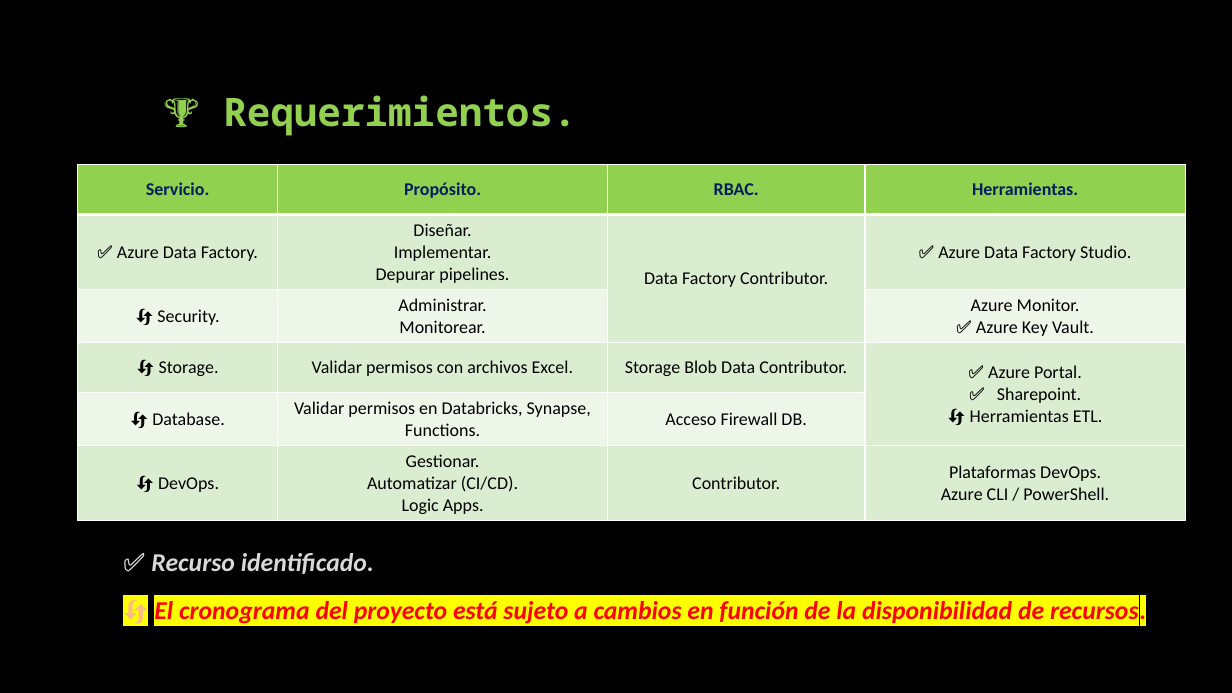
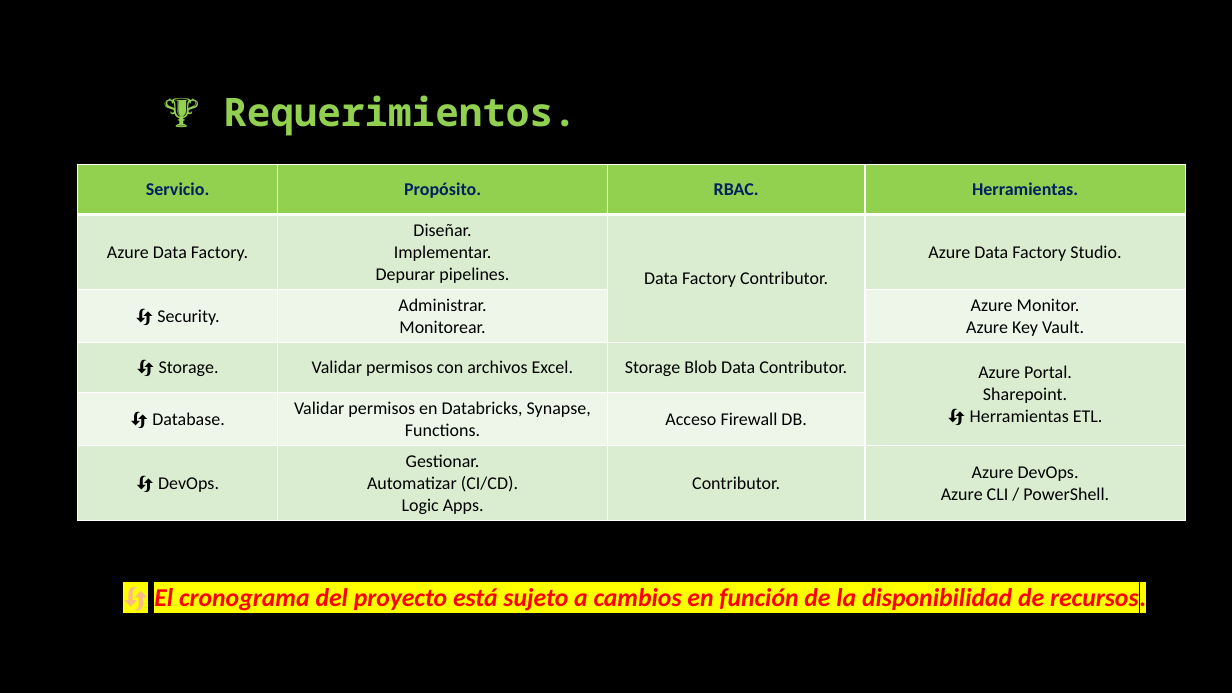
Before and after one commit to OMaciasd/datafactory-migration, a slide deck: slide 8 of Diagrams/guides/Propuesta migracion - Perceptio.pptx. Drawn at 1232x693 pixels with LibreOffice and Linux fonts; fonts in the diff are those of the drawing. Boxes give left, top, right and bottom in pixels: in the first picture for what was removed or moved away, otherwise in the second. Text is boxed around its words. In the diff, an @@ line names an element or a change of style, - is before the commit and + after.

```diff
--- a/Diagrams/guides/Propuesta migracion - Perceptio.pptx
+++ b/Diagrams/guides/Propuesta migracion - Perceptio.pptx
@@ table at (x1=78, y1=165, x2=1187, y2=518) @@
-row 2, column 1: ✅ Azure Data Factory.
+row 2, column 1: Azure Data Factory.
-row 2, column 4: ✅ Azure Data Factory Studio.
+row 2, column 4: Azure Data Factory Studio.
-row 3, column 4: Azure Monitor. / ✅ Azure Key Vault.
+row 3, column 4: Azure Monitor. / Azure Key Vault.
-row 4, column 4: ✅ Azure Portal. / ✅ Sharepoint. / 🔄 Herramientas ETL.
+row 4, column 4: Azure Portal. / Sharepoint. / 🔄 Herramientas ETL.
-row 6, column 4: Plataformas DevOps. / Azure CLI / PowerShell.
+row 6, column 4: Azure DevOps. / Azure CLI / PowerShell.
@@ text at (x1=151, y1=553, x2=374, y2=574): paragraph removed @@
-✅ Recurso identificado.
@@ text "🔄 El cronograma del proyecto ..." moved from (x1=151, y1=553, x2=1146, y2=625) to (x1=154, y1=585, x2=1146, y2=612) @@
@@ text "🔄 El cronograma del proyecto ..." at (x1=154, y1=585, x2=1146, y2=612): line spacing 0.8 to 0.9 @@
```
Also in this commit, not shown: 4 other slides changed, 5 other files.
